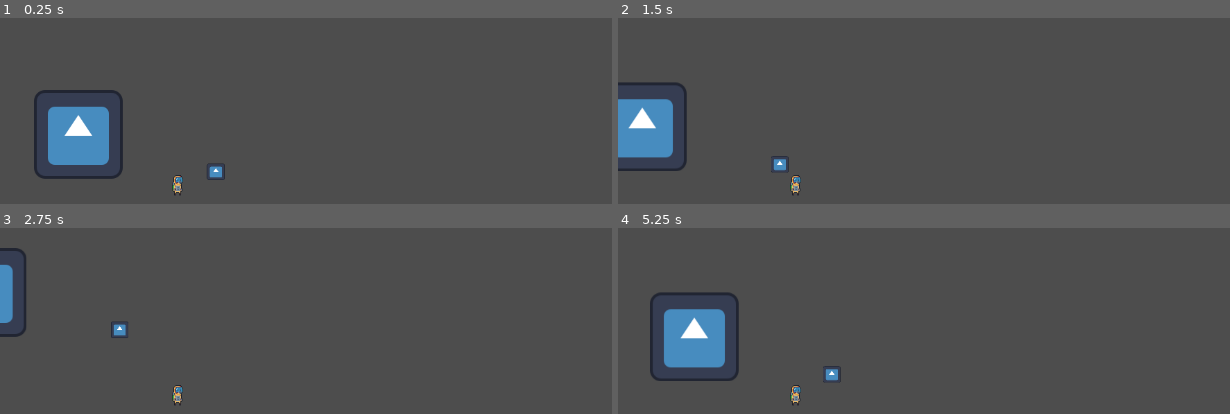
Above: before the commit, frames 1-4 (two rows, left to right).
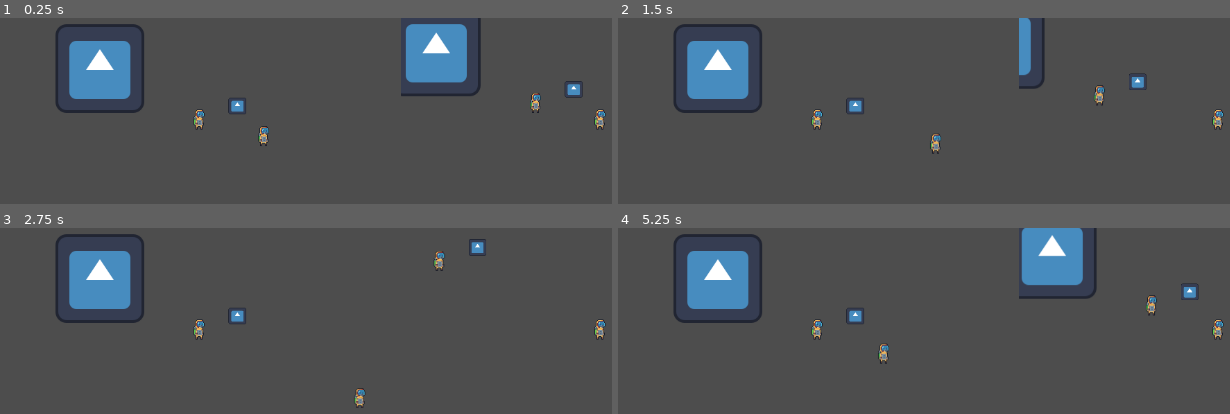
Above: after the commit, the same moments.

Repository: nonamecorn/romancce_macabre
Game: Godot game, scene res://game.tscn
Same seed, same stepped clock (60 frames per second), same inputs: the game is played once before the commit and once after it. This scene is started directly instead of the project's main scene. The engine's default icon, where the game draws it, is replaced by a stand-in: a white triangle on a blue panel in a dark square.
Inputs (mouse positions are in pixels of both pictures, inside the frame that each line leads up to):
- Up to frame 1 (0.25 s): no input
- Up to frame 2 (1.5 s): tap Enter at 0.5 s; move the mouse to (outside the picture) at 0.52 s; hold Right (ui_right) 0.53-1.28 s; click (outside the picture) at 0.6 s; move the mouse to (outside the picture) at 1.27 s; hold Down (ui_down) from 1.28 s (still down); right-click (outside the picture) at 1.35 s
- Up to frame 3 (2.75 s): move the mouse to (477, 354) at 2.02 s; release Down (ui_down) at 2.03 s; hold Right (ui_right) from 2.03 s (still down); click (477, 354) at 2.1 s
- Up to frame 4 (5.25 s): move the mouse to (outside the picture) at 2.77 s; release Right (ui_right) at 2.78 s; hold Up (ui_up) 2.78-3.53 s; right-click (outside the picture) at 2.85 s; move the mouse to (outside the picture) at 3.52 s; hold Left (ui_left) 3.53-5.03 s; click (outside the picture) at 3.6 s; tap Escape (ui_cancel) at 4.15 s; move the mouse to (777, 384) at 4.27 s; right-click (777, 384) at 4.35 s; move the mouse to (outside the picture) at 5.02 s; hold Down (ui_down) from 5.03 s (still down); click (outside the picture) at 5.1 s

The runs differ from the first frame. In frame 1, 12% of the frame differs, in the area x 5-100%, y 0-96%; in frame 2, 9.5%; in frame 3, 6.2%; in frame 4, 12%.

Commit message:
splitscreen done

Diff:
--- a/game.gd
+++ b/game.gd
@@ -1 +1,21 @@
 extends Node
+
+@onready var players = {
+	1: {
+		viewport = $GridContainer/SubViewportContainer2/SubViewport,
+		camera = $GridContainer/SubViewportContainer2/SubViewport/Camera2D,
+		player = $GridContainer/SubViewportContainer2/SubViewport/map/Player
+	},
+	2: {
+		viewport = $GridContainer/SubViewportContainer/SubViewport,
+		camera = $GridContainer/SubViewportContainer/SubViewport/Camera2D2,
+		player = $GridContainer/SubViewportContainer2/SubViewport/map/Player2
+	},
+}
+
+func _ready() -> void:
+	players[2].viewport.world_2d = players[1].viewport.world_2d
+	for node in players.values():
+		var remote_trans := RemoteTransform2D.new()
+		remote_trans.remote_path = node.camera.get_path()
+		node.player.add_child(remote_trans)
--- a/game.tscn
+++ b/game.tscn
@@ -16,26 +16,41 @@
 
 [node name="SubViewportContainer2" type="SubViewportContainer" parent="GridContainer"]
 layout_mode = 2
+size_flags_horizontal = 3
+size_flags_vertical = 3
+stretch = true
 
 [node name="SubViewport" type="SubViewport" parent="GridContainer/SubViewportContainer2"]
 handle_input_locally = false
+size = Vector2i(574, 322)
 render_target_update_mode = 4
 
 [node name="map" parent="GridContainer/SubViewportContainer2/SubViewport" instance=ExtResource("1_80nbo")]
 
-[node name="RemoteTransform2D" type="RemoteTransform2D" parent="GridContainer/SubViewportContainer2/SubViewport/map/Player" index="6"]
-remote_path = NodePath("../../../Camera2D")
-
 [node name="Camera2D" type="Camera2D" parent="GridContainer/SubViewportContainer2/SubViewport"]
-position = Vector2(271, 133)
 
 [node name="SubViewportContainer" type="SubViewportContainer" parent="GridContainer"]
 layout_mode = 2
+size_flags_horizontal = 3
+size_flags_vertical = 3
+stretch = true
 
 [node name="SubViewport" type="SubViewport" parent="GridContainer/SubViewportContainer"]
 handle_input_locally = false
+size = Vector2i(574, 322)
 render_target_update_mode = 4
 
 [node name="Camera2D2" type="Camera2D" parent="GridContainer/SubViewportContainer/SubViewport"]
 
-[editable path="GridContainer/SubViewportContainer2/SubViewport/map"]
+[node name="SubViewportContainer3" type="SubViewportContainer" parent="GridContainer"]
+layout_mode = 2
+size_flags_horizontal = 3
+size_flags_vertical = 3
+stretch = true
+
+[node name="SubViewport" type="SubViewport" parent="GridContainer/SubViewportContainer3"]
+handle_input_locally = false
+size = Vector2i(574, 322)
+render_target_update_mode = 4
+
+[node name="Camera2D2" type="Camera2D" parent="GridContainer/SubViewportContainer3/SubViewport"]
--- a/lvls/map.tscn
+++ b/lvls/map.tscn
@@ -1,7 +1,8 @@
-[gd_scene load_steps=4 format=3 uid="uid://bmnwh28jj06kj"]
+[gd_scene load_steps=5 format=3 uid="uid://bmnwh28jj06kj"]
 
 [ext_resource type="Texture2D" uid="uid://b1dns23fsd240" path="res://icon.svg" id="1_gh6g1"]
 [ext_resource type="PackedScene" uid="uid://bcq71yyj1gyux" path="res://obj/entity/player.tscn" id="2_gh6g1"]
+[ext_resource type="Resource" uid="uid://cufo4bmevjb5w" path="res://res/p2controls.tres" id="3_pbpib"]
 
 [sub_resource type="CircleShape2D" id="CircleShape2D_gh6g1"]
 radius = 13.0
@@ -31,3 +32,7 @@
 
 [node name="Player" parent="." instance=ExtResource("2_gh6g1")]
 position = Vector2(271, 133)
+
+[node name="Player2" parent="." instance=ExtResource("2_gh6g1")]
+position = Vector2(364, 157)
+moveset = ExtResource("3_pbpib")
--- a/obj/entity/player.gd
+++ b/obj/entity/player.gd
@@ -1 +1,3 @@
 extends Entity
+
+@export var moveset : PlayerControls
--- a/obj/entity/player.tscn
+++ b/obj/entity/player.tscn
@@ -1,11 +1,13 @@
-[gd_scene load_steps=4 format=3 uid="uid://bcq71yyj1gyux"]
+[gd_scene load_steps=5 format=3 uid="uid://bcq71yyj1gyux"]
 
 [ext_resource type="PackedScene" uid="uid://vxlnckbeqm4y" path="res://obj/components/bodies/mother_body.tscn" id="1_swto2"]
 [ext_resource type="Script" uid="uid://dbkti2uu350y8" path="res://obj/entity/player.gd" id="2_em4cg"]
+[ext_resource type="Resource" uid="uid://b6o1mgng34wcv" path="res://res/p1controls.tres" id="3_go1b0"]
 [ext_resource type="Script" uid="uid://b6xe7045h0k1s" path="res://obj/entity/walk_state.gd" id="3_jlet0"]
 
 [node name="Player" instance=ExtResource("1_swto2")]
 script = ExtResource("2_em4cg")
+moveset = ExtResource("3_go1b0")
 
 [node name="FSM" parent="." index="2" node_paths=PackedStringArray("initial_state")]
 initial_state = NodePath("Walk")
--- a/obj/entity/walk_state.gd
+++ b/obj/entity/walk_state.gd
@@ -4,14 +4,12 @@
 
 func get_input_dir():
 	return Vector2(
-		Input.get_action_strength("ui_right") - Input.get_action_strength("ui_left"),
-		Input.get_action_strength("ui_down") - Input.get_action_strength("ui_up")
+		Input.get_axis(player.moveset.left, player.moveset.right),
+		Input.get_axis(player.moveset.up, player.moveset.down)
 	).normalized()
 
 # Called every frame. 'delta' is the elapsed time since the previous frame.
 func physics_update(delta):
-	if Input.is_action_just_pressed("ui_cancel"):
-		transitioned.emit(self,"inventory")
 	var input_vector = get_input_dir()
 	if input_vector != Vector2.ZERO:
 		player.velocity = player.velocity.move_toward(
--- a/project.godot
+++ b/project.godot
@@ -27,6 +27,78 @@
 "events": [Object(InputEventMouseButton,"resource_local_to_scene":false,"resource_name":"","device":-1,"window_id":0,"a …(258 unchanged characters)…
 ]
 }
+p1_down={
+"deadzone": 0.2,
+"events": [Object(InputEventKey,"resource_local_to_scene":false,"resource_name":"","device":-1,"window_id":0,"alt_pressed":false,"shift_pressed":false,"ctrl_pressed":false,"meta_pressed":false,"pressed":false,"keycode":0,"physical_keycode":83,"key_label":0,"unicode":115,"location":0,"echo":false,"script":null)
+]
+}
+p1_up={
+"deadzone": 0.2,
+"events": [Object(InputEventKey,"resource_local_to_scene":false,"resource_name":"","device":-1,"window_id":0,"alt_pressed":false,"shift_pressed":false,"ctrl_pressed":false,"meta_pressed":false,"pressed":false,"keycode":0,"physical_keycode":87,"key_label":0,"unicode":119,"location":0,"echo":false,"script":null)
+]
+}
+p1_left={
+"deadzone": 0.2,
+"events": [Object(InputEventKey,"resource_local_to_scene":false,"resource_name":"","device":-1,"window_id":0,"alt_pressed":false,"shift_pressed":false,"ctrl_pressed":false,"meta_pressed":false,"pressed":false,"keycode":0,"physical_keycode":65,"key_label":0,"unicode":97,"location":0,"echo":false,"script":null)
+]
+}
+p1_right={
+"deadzone": 0.2,
+"events": [Object(InputEventKey,"resource_local_to_scene":false,"resource_name":"","device":-1,"window_id":0,"alt_pressed":false,"shift_pressed":false,"ctrl_pressed":false,"meta_pressed":false,"pressed":false,"keycode":0,"physical_keycode":68,"key_label":0,"unicode":100,"location":0,"echo":false,"script":null)
+]
+}
+p2_down={
+"deadzone": 0.2,
+"events": [Object(InputEventKey,"resource_local_to_scene":false,"resource_name":"","device":-1,"window_id":0,"alt_pressed":false,"shift_pressed":false,"ctrl_pressed":false,"meta_pressed":false,"pressed":false,"keycode":0,"physical_keycode":4194322,"key_label":0,"unicode":0,"location":0,"echo":false,"script":null)
+]
+}
+p2_up={
+"deadzone": 0.2,
+"events": [Object(InputEventKey,"resource_local_to_scene":false,"resource_name":"","device":-1,"window_id":0,"alt_pressed":false,"shift_pressed":false,"ctrl_pressed":false,"meta_pressed":false,"pressed":false,"keycode":0,"physical_keycode":4194320,"key_label":0,"unicode":0,"location":0,"echo":false,"script":null)
+]
+}
+p2_left={
+"deadzone": 0.2,
+"events": [Object(InputEventKey,"resource_local_to_scene":false,"resource_name":"","device":-1,"window_id":0,"alt_pressed":false,"shift_pressed":false,"ctrl_pressed":false,"meta_pressed":false,"pressed":false,"keycode":0,"physical_keycode":4194319,"key_label":0,"unicode":0,"location":0,"echo":false,"script":null)
+]
+}
+p2_right={
+"deadzone": 0.2,
+"events": [Object(InputEventKey,"resource_local_to_scene":false,"resource_name":"","device":-1,"window_id":0,"alt_pressed":false,"shift_pressed":false,"ctrl_pressed":false,"meta_pressed":false,"pressed":false,"keycode":0,"physical_keycode":4194321,"key_label":0,"unicode":0,"location":0,"echo":false,"script":null)
+]
+}
+p3_up={
+"deadzone": 0.2,
+"events": []
+}
+p3_down={
+"deadzone": 0.2,
+"events": []
+}
+p3_left={
+"deadzone": 0.2,
+"events": []
+}
+p3_right={
+"deadzone": 0.2,
+"events": []
+}
+p4_up={
+"deadzone": 0.2,
+"events": []
+}
+p4_down={
+"deadzone": 0.2,
+"events": []
+}
+p4_left={
+"deadzone": 0.2,
+"events": []
+}
+p4_right={
+"deadzone": 0.2,
+"events": []
+}
 
 [rendering]
 
--- /dev/null
+++ b/res/p1controls.tres
@@ -0,0 +1,8 @@
+[gd_resource type="Resource" script_class="PlayerControls" load_steps=2 format=3 uid="uid://b6o1mgng34wcv"]
+
+[ext_resource type="Script" uid="uid://dlgmjtlf10wog" path="res://res_scripts/PlayerControls.gd" id="1_qhh0x"]
+
+[resource]
+script = ExtResource("1_qhh0x")
+player_index = 1
+metadata/_custom_type_script = "uid://dlgmjtlf10wog"
--- /dev/null
+++ b/res/p2controls.tres
@@ -0,0 +1,12 @@
+[gd_resource type="Resource" script_class="PlayerControls" load_steps=2 format=3 uid="uid://cufo4bmevjb5w"]
+
+[ext_resource type="Script" uid="uid://dlgmjtlf10wog" path="res://res_scripts/PlayerControls.gd" id="1_8xo1b"]
+
+[resource]
+script = ExtResource("1_8xo1b")
+player_index = 2
+left = "p2_left"
+right = "p2_right"
+up = "p2_up"
+down = "p2_down"
+metadata/_custom_type_script = "uid://dlgmjtlf10wog"
--- a/res_scripts/PlayerControls.gd
+++ b/res_scripts/PlayerControls.gd
@@ -3,7 +3,7 @@
 class_name PlayerControls #used for multiple players controls
 
 @export var player_index : int  = 0
-@export var move_left : String = "p1_moveleft" #this is action
-@export var move_right : String = "p1_moveright"
-@export var move_up : String = "p1_moveup"
-@export var move_down : String = "p1_movedown"
+@export var left : String = "p1_left" #this is action
+@export var right : String = "p1_right"
+@export var up : String = "p1_up"
+@export var down : String = "p1_down"
